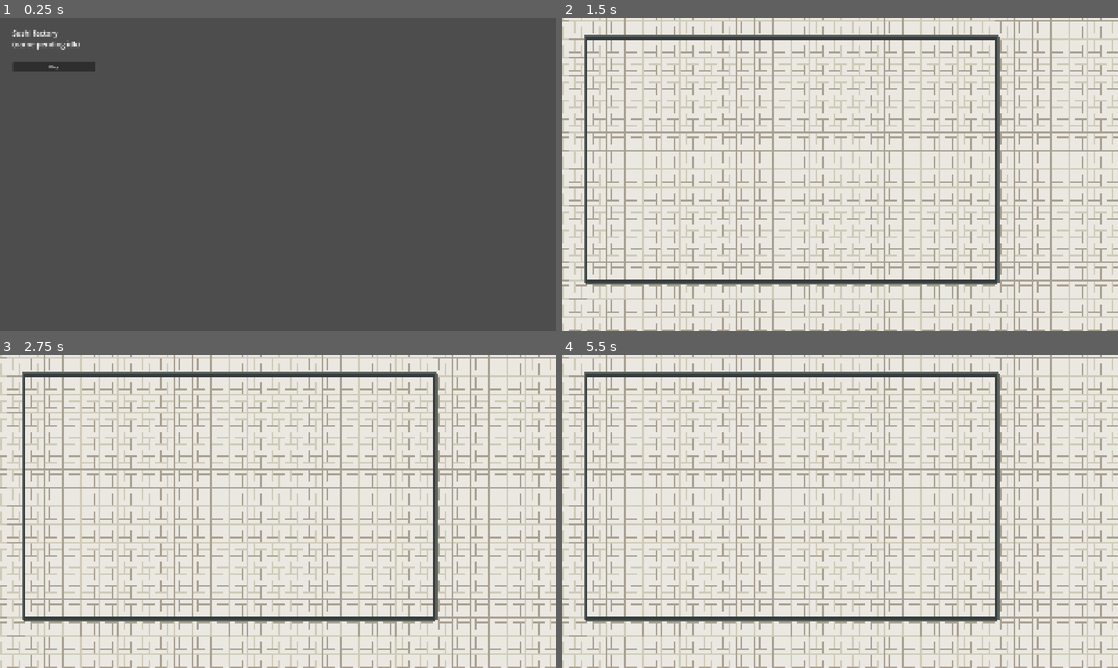
Above: before the commit, frames 1-4 (two rows, left to right).
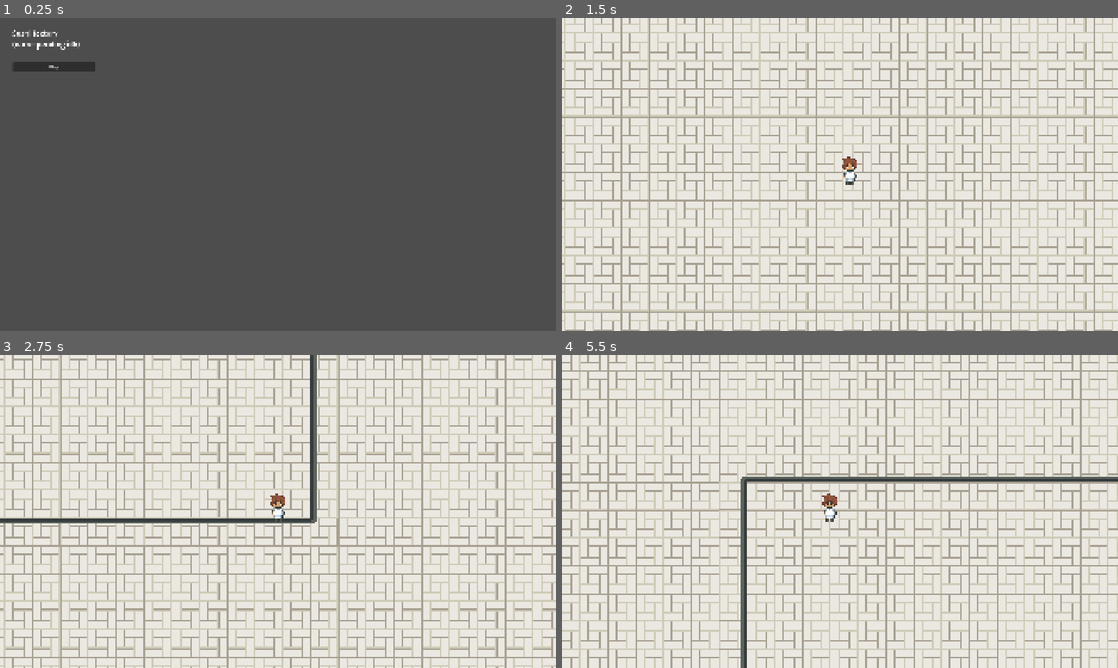
Above: after the commit, the same moments.

Repository: Glitch752/SushiFactory
Game: Godot game, scene res://Menu.tscn
Same seed, same stepped clock (60 frames per second), same inputs: the game is played once before the commit and once after it.
Inputs:
- Up to frame 1 (0.25 s): no input
- Up to frame 2 (1.5 s): click "Play" at 0.5 s; tap Enter at 1.25 s; hold Right (ui_right) from 1.28 s (still down)
- Up to frame 3 (2.75 s): release Right (ui_right) at 2.03 s; hold Down (ui_down) from 2.03 s (still down)
- Up to frame 4 (5.5 s): release Down (ui_down) at 2.78 s; hold Right (ui_right) 2.78-3.53 s; tap Space at 3.5 s; hold Up (ui_up) 3.53-4.28 s; hold Left (ui_left) from 4.28 s (still down)

The runs differ from the first frame. In frame 1, 0.1% of the frame differs, in the area x 2-14%, y 3-16%; in frame 2, 44%; in frame 3, 48%; in frame 4, 49%, in the area x 0-100%, y 0-100%.

Commit message:
Add player controls and scene

Diff:
--- a/Level.tscn
+++ b/Level.tscn
@@ -1,12 +1,20 @@
-[gd_scene load_steps=2 format=4 uid="uid://bjb0in362wq1m"]
+[gd_scene load_steps=3 format=4 uid="uid://bjb0in362wq1m"]
 
 [ext_resource type="TileSet" uid="uid://blglo3faygf1b" path="res://tiles.tres" id="1_bexhn"]
+[ext_resource type="PackedScene" uid="uid://4wwkpufbecw8" path="res://player/player_character.tscn" id="2_t7iv1"]
 
 [node name="Level" type="Node2D"]
 
-[node name="Ground" type="TileMapLayer" parent="."]
+[node name="GroundTileMap" type="TileMapLayer" parent="."]
 texture_filter = 1
 position = Vector2(343, 136)
-scale = Vector2(2, 2)
 tile_map_data = PackedByteArray("AAD8/wAAAAAAAAAAAAD9/wAAAAAAAAAAAAD9/wEAAAAAAAAAAAD+/wEAAAAAAAAAAAD+/wAAAAAAAAAAAAD//w …(53840 unchanged characters)…
 tile_set = ExtResource("1_bexhn")
+
+[node name="PlayerCharacter" parent="." instance=ExtResource("2_t7iv1")]
+position = Vector2(507, 299)
+
+[node name="Camera2D" type="Camera2D" parent="PlayerCharacter"]
+zoom = Vector2(3, 3)
+position_smoothing_enabled = true
+position_smoothing_speed = 25.0
--- /dev/null
+++ b/player/player_character.gd
@@ -0,0 +1,14 @@
+extends CharacterBody2D
+
+## Speed in pixels per second.
+@export_range(0, 1000) var speed := 240
+
+func _physics_process(_delta: float) -> void:
+	get_player_input()
+	move_and_slide()
+
+func get_player_input() -> void:
+	# TODO: Should this be ui_*? Maybe we should create our own config
+	var vector := Input.get_vector("ui_left", "ui_right", "ui_up", "ui_down")
+	# TODO: Accelerate the player instead? This creates a lot of jerk.
+	velocity = vector * speed
--- /dev/null
+++ b/player/player_character.tscn
@@ -0,0 +1,24 @@
+[gd_scene load_steps=4 format=3 uid="uid://4wwkpufbecw8"]
+
+[ext_resource type="SpriteFrames" uid="uid://0c8dh3dydbnx" path="res://player/player_sprite_frames.tres" id="1_1v1wt"]
+[ext_resource type="Script" uid="uid://b2488bb5sflx0" path="res://player/player_character.gd" id="1_6ahhe"]
+
+[sub_resource type="CapsuleShape2D" id="CapsuleShape2D_1v1wt"]
+radius = 8.0
+height = 26.0
+
+[node name="CharacterBody2D" type="CharacterBody2D"]
+motion_mode = 1
+script = ExtResource("1_6ahhe")
+speed = 500
+
+[node name="CollisionShape2D" type="CollisionShape2D" parent="."]
+position = Vector2(0, -6)
+shape = SubResource("CapsuleShape2D_1v1wt")
+
+[node name="AnimatedSprite2D" type="AnimatedSprite2D" parent="."]
+texture_filter = 1
+position = Vector2(0, -5)
+sprite_frames = ExtResource("1_1v1wt")
+animation = &"idle"
+frame_progress = 0.889875
--- /dev/null
+++ b/player/player_sprite_frames.tres
@@ -0,0 +1,220 @@
+[gd_resource type="SpriteFrames" load_steps=29 format=3 uid="uid://0c8dh3dydbnx"]
+
+[ext_resource type="Texture2D" uid="uid://b1xe1x0wv1yjb" path="res://player/player.png" id="1_vtti7"]
+
+[sub_resource type="AtlasTexture" id="AtlasTexture_5up26"]
+atlas = ExtResource("1_vtti7")
+region = Rect2(0, 0, 18, 36)
+
+[sub_resource type="AtlasTexture" id="AtlasTexture_4akcp"]
+atlas = ExtResource("1_vtti7")
+region = Rect2(18, 0, 18, 36)
+
+[sub_resource type="AtlasTexture" id="AtlasTexture_0hvvw"]
+atlas = ExtResource("1_vtti7")
+region = Rect2(36, 0, 18, 36)
+
+[sub_resource type="AtlasTexture" id="AtlasTexture_6qc1w"]
+atlas = ExtResource("1_vtti7")
+region = Rect2(0, 36, 18, 36)
+
+[sub_resource type="AtlasTexture" id="AtlasTexture_uuvki"]
+atlas = ExtResource("1_vtti7")
+region = Rect2(18, 36, 18, 36)
+
+[sub_resource type="AtlasTexture" id="AtlasTexture_04jrr"]
+atlas = ExtResource("1_vtti7")
+region = Rect2(36, 36, 18, 36)
+
+[sub_resource type="AtlasTexture" id="AtlasTexture_4yf86"]
+atlas = ExtResource("1_vtti7")
+region = Rect2(54, 36, 18, 36)
+
+[sub_resource type="AtlasTexture" id="AtlasTexture_8bl0p"]
+atlas = ExtResource("1_vtti7")
+region = Rect2(72, 36, 18, 36)
+
+[sub_resource type="AtlasTexture" id="AtlasTexture_he2na"]
+atlas = ExtResource("1_vtti7")
+region = Rect2(90, 36, 18, 36)
+
+[sub_resource type="AtlasTexture" id="AtlasTexture_p3c78"]
+atlas = ExtResource("1_vtti7")
+region = Rect2(0, 72, 18, 36)
+
+[sub_resource type="AtlasTexture" id="AtlasTexture_eh3ko"]
+atlas = ExtResource("1_vtti7")
+region = Rect2(18, 72, 18, 36)
+
+[sub_resource type="AtlasTexture" id="AtlasTexture_bgme8"]
+atlas = ExtResource("1_vtti7")
+region = Rect2(36, 72, 18, 36)
+
+[sub_resource type="AtlasTexture" id="AtlasTexture_g1g7m"]
+atlas = ExtResource("1_vtti7")
+region = Rect2(54, 72, 18, 36)
+
+[sub_resource type="AtlasTexture" id="AtlasTexture_pi6eu"]
+atlas = ExtResource("1_vtti7")
+region = Rect2(72, 72, 18, 36)
+
+[sub_resource type="AtlasTexture" id="AtlasTexture_ha3ud"]
+atlas = ExtResource("1_vtti7")
+region = Rect2(90, 72, 18, 36)
+
+[sub_resource type="AtlasTexture" id="AtlasTexture_bi50n"]
+atlas = ExtResource("1_vtti7")
+region = Rect2(0, 108, 18, 36)
+
+[sub_resource type="AtlasTexture" id="AtlasTexture_od4g1"]
+atlas = ExtResource("1_vtti7")
+region = Rect2(18, 108, 18, 36)
+
+[sub_resource type="AtlasTexture" id="AtlasTexture_43oxn"]
+atlas = ExtResource("1_vtti7")
+region = Rect2(36, 108, 18, 36)
+
+[sub_resource type="AtlasTexture" id="AtlasTexture_1oirj"]
+atlas = ExtResource("1_vtti7")
+region = Rect2(54, 108, 18, 36)
+
+[sub_resource type="AtlasTexture" id="AtlasTexture_bgamr"]
+atlas = ExtResource("1_vtti7")
+region = Rect2(72, 108, 18, 36)
+
+[sub_resource type="AtlasTexture" id="AtlasTexture_4oir7"]
+atlas = ExtResource("1_vtti7")
+region = Rect2(90, 108, 18, 36)
+
+[sub_resource type="AtlasTexture" id="AtlasTexture_vigrq"]
+atlas = ExtResource("1_vtti7")
+region = Rect2(0, 144, 18, 36)
+
+[sub_resource type="AtlasTexture" id="AtlasTexture_fiymq"]
+atlas = ExtResource("1_vtti7")
+region = Rect2(18, 144, 18, 36)
+
+[sub_resource type="AtlasTexture" id="AtlasTexture_wjlx2"]
+atlas = ExtResource("1_vtti7")
+region = Rect2(36, 144, 18, 36)
+
+[sub_resource type="AtlasTexture" id="AtlasTexture_i6ts6"]
+atlas = ExtResource("1_vtti7")
+region = Rect2(54, 144, 18, 36)
+
+[sub_resource type="AtlasTexture" id="AtlasTexture_0ddoo"]
+atlas = ExtResource("1_vtti7")
+region = Rect2(72, 144, 18, 36)
+
+[sub_resource type="AtlasTexture" id="AtlasTexture_0j02f"]
+atlas = ExtResource("1_vtti7")
+region = Rect2(90, 144, 18, 36)
+
+[resource]
+animations = [{
+"frames": [{
+"duration": 25.0,
+"texture": SubResource("AtlasTexture_5up26")
+}, {
+"duration": 3.0,
+"texture": SubResource("AtlasTexture_4akcp")
+}, {
+"duration": 3.0,
+"texture": SubResource("AtlasTexture_0hvvw")
+}],
+"loop": true,
+"name": &"idle",
+"speed": 5.0
+}, {
+"frames": [{
+"duration": 1.0,
+"texture": SubResource("AtlasTexture_6qc1w")
+}, {
+"duration": 1.0,
+"texture": SubResource("AtlasTexture_uuvki")
+}, {
+"duration": 1.0,
+"texture": SubResource("AtlasTexture_04jrr")
+}, {
+"duration": 1.0,
+"texture": SubResource("AtlasTexture_4yf86")
+}, {
+"duration": 1.0,
+"texture": SubResource("AtlasTexture_8bl0p")
+}, {
+"duration": 1.0,
+"texture": SubResource("AtlasTexture_he2na")
+}],
+"loop": true,
+"name": &"walk_down",
+"speed": 8.0
+}, {
+"frames": [{
+"duration": 1.0,
+"texture": SubResource("AtlasTexture_p3c78")
+}, {
+"duration": 1.0,
+"texture": SubResource("AtlasTexture_eh3ko")
+}, {
+"duration": 1.0,
+"texture": SubResource("AtlasTexture_bgme8")
+}, {
+"duration": 1.0,
+"texture": SubResource("AtlasTexture_g1g7m")
+}, {
+"duration": 1.0,
+"texture": SubResource("AtlasTexture_pi6eu")
+}, {
+"duration": 1.0,
+"texture": SubResource("AtlasTexture_ha3ud")
+}],
+"loop": true,
+"name": &"walk_left",
+"speed": 8.0
+}, {
+"frames": [{
+"duration": 1.0,
+"texture": SubResource("AtlasTexture_bi50n")
+}, {
+"duration": 1.0,
+"texture": SubResource("AtlasTexture_od4g1")
+}, {
+"duration": 1.0,
+"texture": SubResource("AtlasTexture_43oxn")
+}, {
+"duration": 1.0,
+"texture": SubResource("AtlasTexture_1oirj")
+}, {
+"duration": 1.0,
+"texture": SubResource("AtlasTexture_bgamr")
+}, {
+"duration": 1.0,
+"texture": SubResource("AtlasTexture_4oir7")
+}],
+"loop": true,
+"name": &"walk_right",
+"speed": 8.0
+}, {
+"frames": [{
+"duration": 1.0,
+"texture": SubResource("AtlasTexture_vigrq")
+}, {
+"duration": 1.0,
+"texture": SubResource("AtlasTexture_fiymq")
+}, {
+"duration": 1.0,
+"texture": SubResource("AtlasTexture_wjlx2")
+}, {
+"duration": 1.0,
+"texture": SubResource("AtlasTexture_i6ts6")
+}, {
+"duration": 1.0,
+"texture": SubResource("AtlasTexture_0ddoo")
+}, {
+"duration": 1.0,
+"texture": SubResource("AtlasTexture_0j02f")
+}],
+"loop": true,
+"name": &"walk_up",
+"speed": 8.0
+}]
--- a/player_character.tscn
+++ /dev/null
@@ -1,11 +0,0 @@
-[gd_scene load_steps=2 format=3 uid="uid://4wwkpufbecw8"]
-
-[sub_resource type="CircleShape2D" id="CircleShape2D_tfo3t"]
-radius = 32.0
-
-[node name="PlayerCharacter" type="Node2D"]
-
-[node name="CharacterBody2D" type="CharacterBody2D" parent="."]
-
-[node name="CollisionShape2D" type="CollisionShape2D" parent="CharacterBody2D"]
-shape = SubResource("CircleShape2D_tfo3t")
--- a/project.godot
+++ b/project.godot
@@ -28,5 +28,6 @@
 
 [rendering]
 
+textures/canvas_textures/default_texture_filter=0
 renderer/rendering_method="gl_compatibility"
 renderer/rendering_method.mobile="gl_compatibility"
--- a/tiles.tres
+++ b/tiles.tres
@@ -7,7 +7,9 @@
 texture_region_size = Vector2i(32, 32)
 0:0/0 = 0
 1:0/0 = 0
+1:0/0/physics_layer_0/polygon_0/points = PackedVector2Array(-16, -16, 16, -16, 16, 16, -16, 16)
 2:0/0 = 0
+2:0/0/physics_layer_0/polygon_0/points = PackedVector2Array(-16, -16, 16, -16, 16, 16, -16, 16)
 
 [resource]
 tile_size = Vector2i(32, 32)
Renamed: player.png -> player/player.png
Not shown, changed: player/player.png.import
Not shown, added: player/player_character.gd.uid
